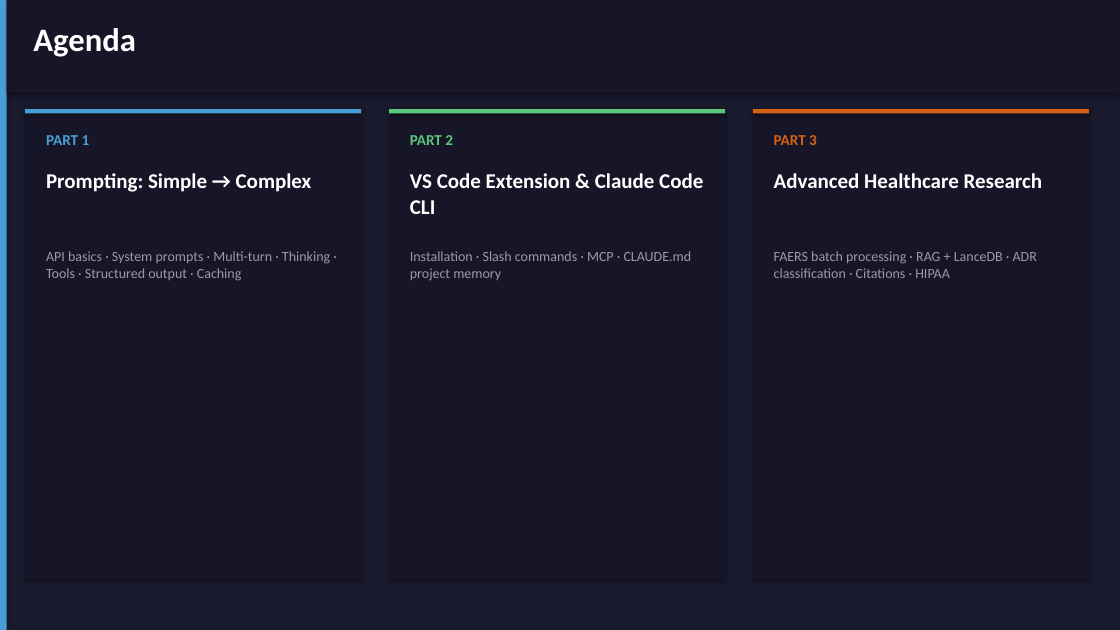
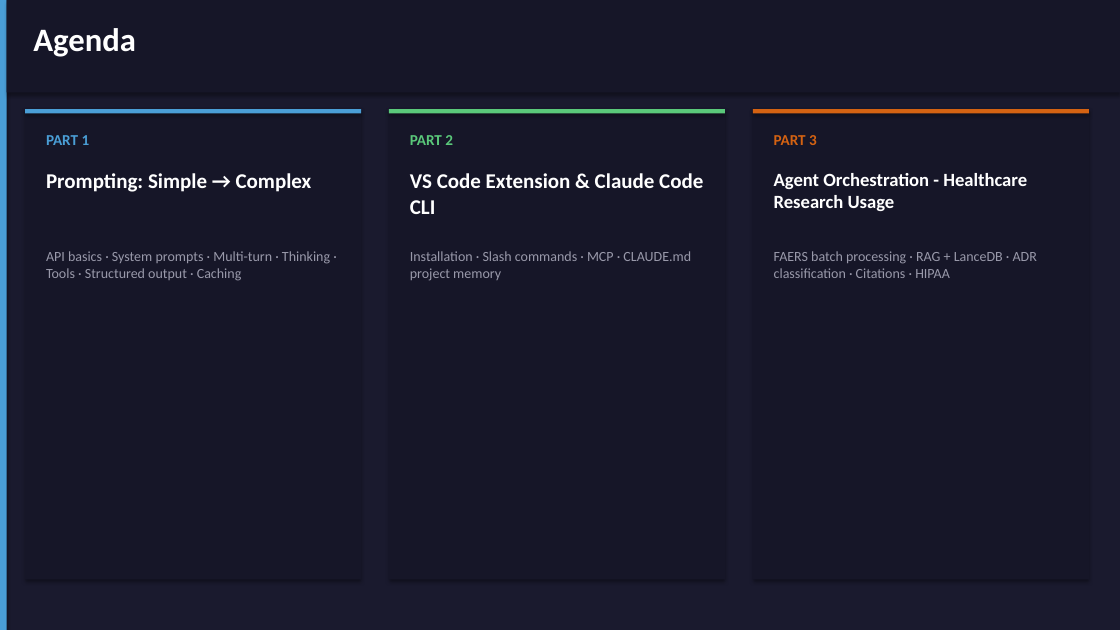
Before and after one commit to bcqguo/claude_4_public_health, a slide deck: slide 2 of Claude_Model_Usage_Lecture.pptx. Drawn at 1120x630 pixels with LibreOffice and Linux fonts; fonts in the diff are those of the drawing. Boxes give left, top, right and bottom in pixels: in the first picture for what was removed or moved away, otherwise in the second. Text is boxed around its words. In the diff, an @@ line names an element or a change of style, - is before the commit and + after.

```diff
--- a/Claude_Model_Usage_Lecture.pptx
+++ b/Claude_Model_Usage_Lecture.pptx
@@ text at <box>774,173,1027,211</box>: text changed; size 18 to 16 pt @@
-Advanced Healthcare Research
+Agent Orchestration - Healthcare Research Usage
```
Also in this commit, not shown: 3 other slides changed, 1 slide added, 7 slides removed.
